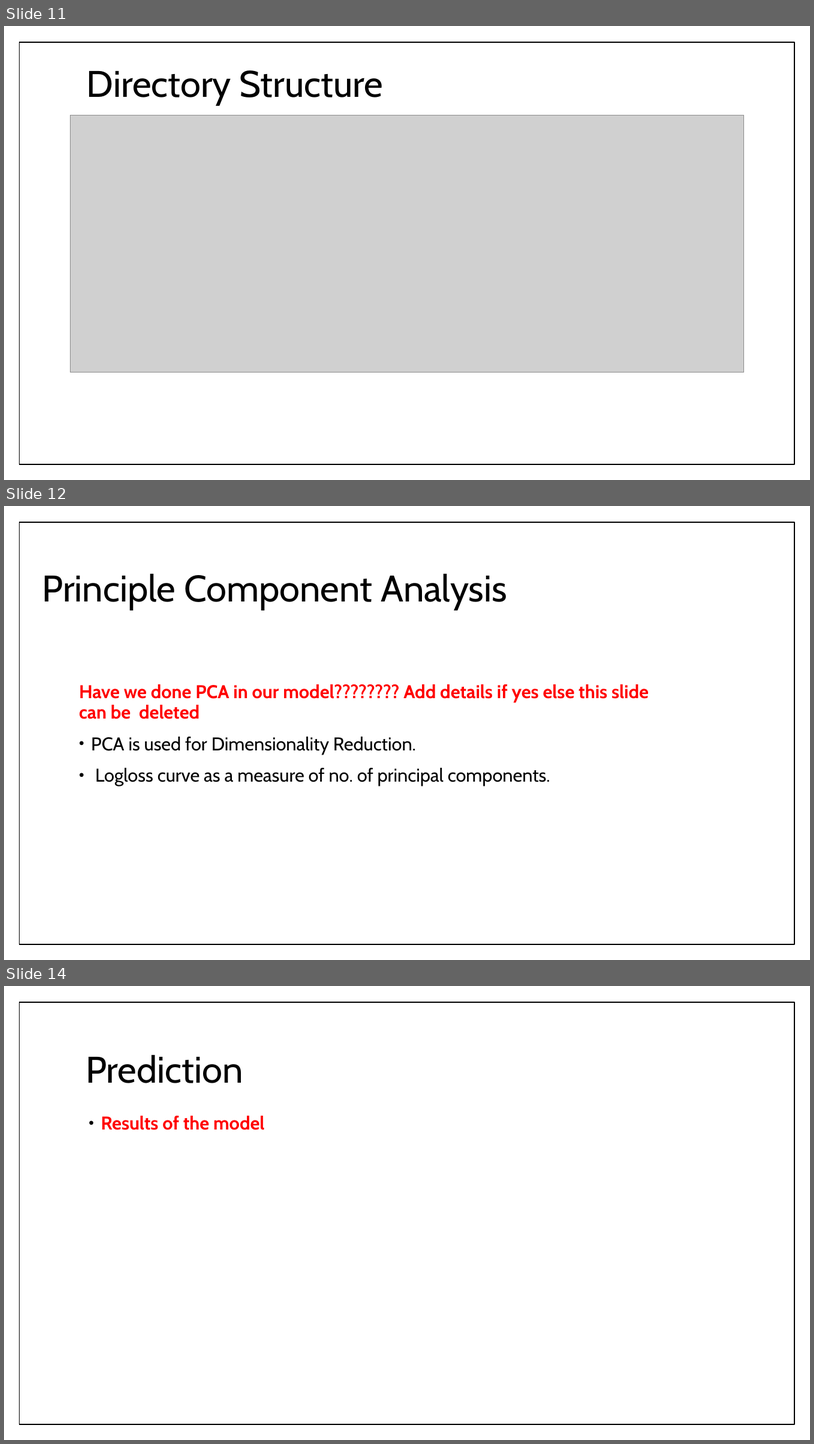
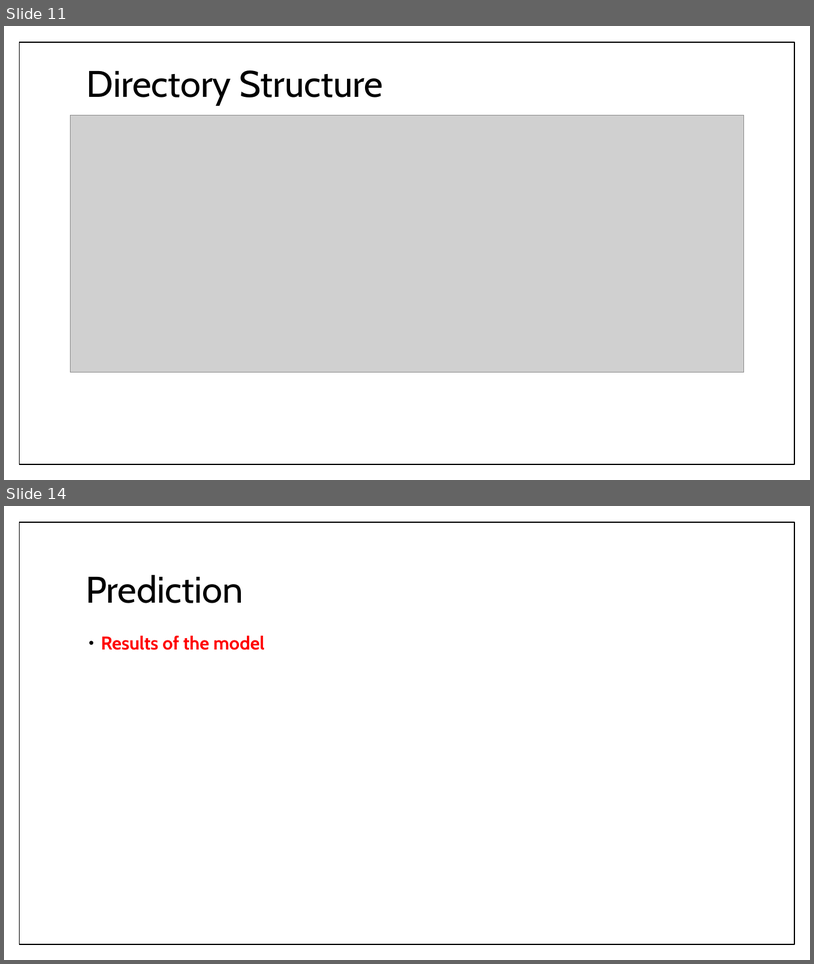
Before and after one commit to RoAjinkya/FlightDelay, a slide deck: docs/Final Presentation_FlightDelay.pptx. Shown one above the other, each under a label of ours: slides 11, 12 and 14 before the commit, slides 11 and 14 after it; the slides between them are not shown. The pictures are 814x1444 and 814x964 pixels, drawn with LibreOffice and Linux fonts; fonts in the diff are those of the drawing; grey boxes stand for pictures. Boxes give left, top, right and bottom in pixels: in the first picture for what was removed or moved away, otherwise in the second. Text is boxed around its words. In the diff, an @@ line names an element or a change of style, - is before the commit and + after.

```diff
--- a/docs/Final Presentation_FlightDelay.pptx
+++ b/docs/Final Presentation_FlightDelay.pptx
@@ slide 12 removed at (4, 506, 810, 960), background #FFFFFF; not listed: 1 template element that a slide beside it also shows @@
@@ title removed at (42, 573, 507, 610) @@
-Principle Component Analysis
@@ text removed at (79, 684, 649, 786) @@
-Have we done PCA in our model???????? Add details if yes else this slide can be deleted
-• PCA is used for Dimensionality Reduction.
-• Logloss curve as a measure of no. of principal components.
```
Also in this commit, not shown: 8 slides changed, 2 slides added, 1 other slide removed.
